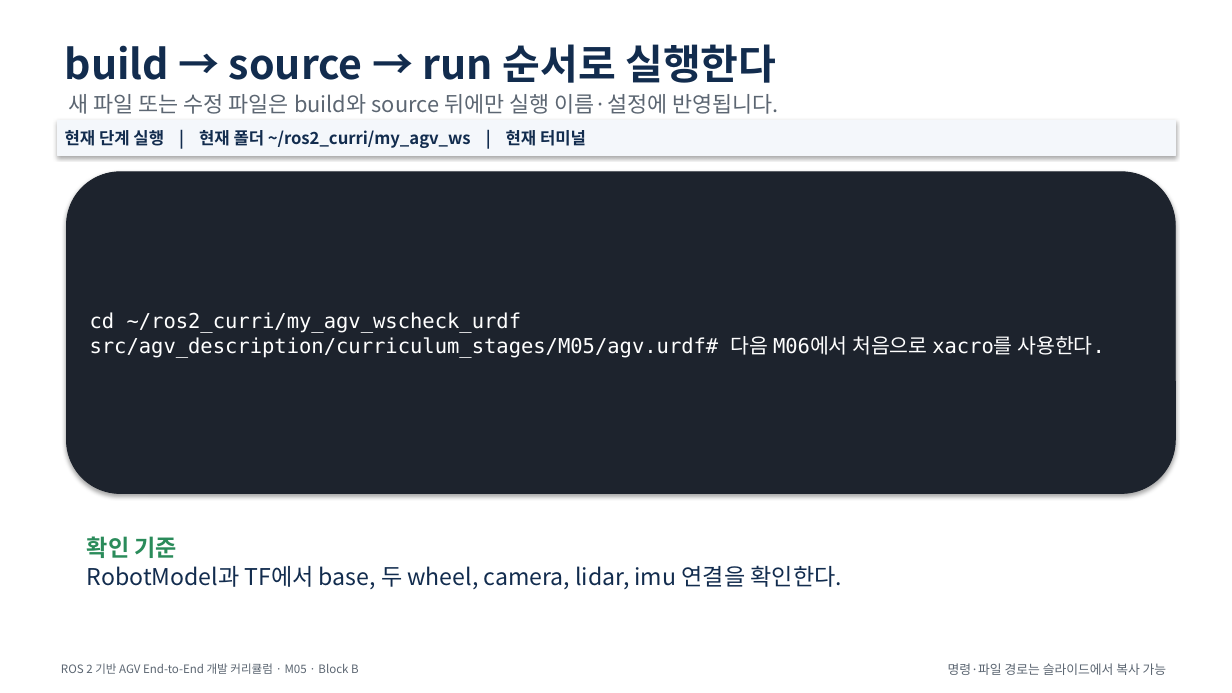
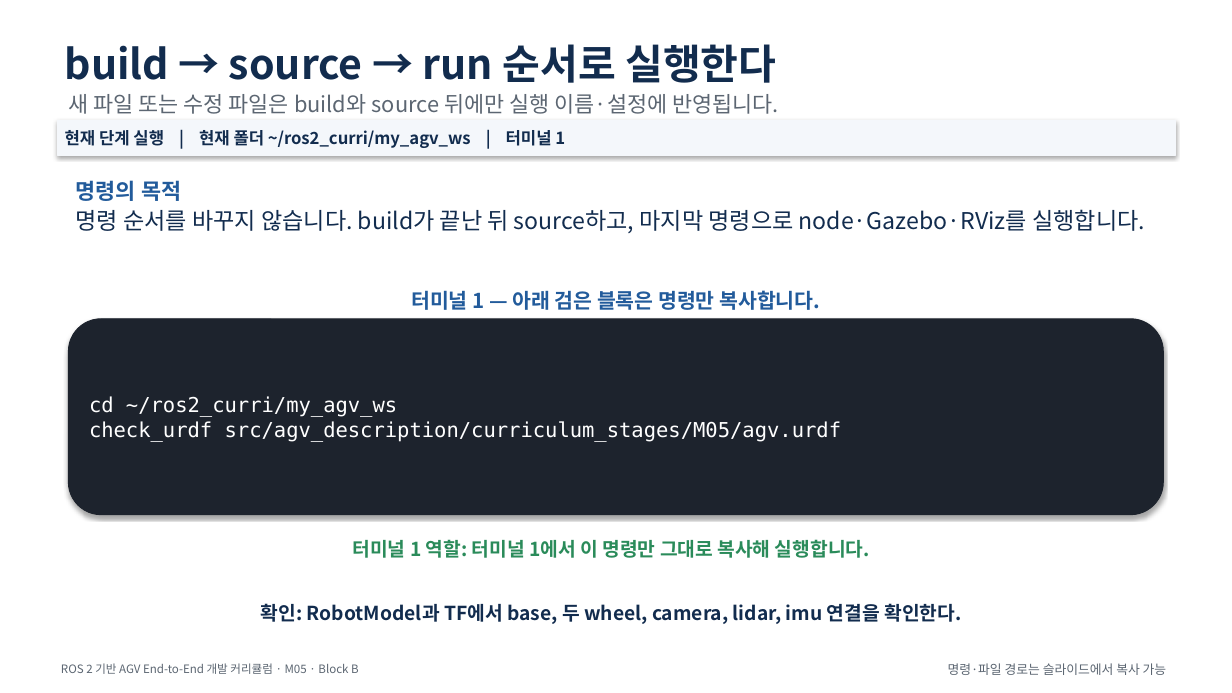
Before and after one commit to choimagon/ros2_curri, a slide deck: slide 23 of blocks/B_robot_build/Block_B_M시리즈_통합_따라하기.pptx (slide 22 before the commit). Drawn at 1232x693 pixels with LibreOffice and Linux fonts; fonts in the diff are those of the drawing. Boxes give left, top, right and bottom in pixels: in the first picture for what was removed or moved away, otherwise in the second. Text is boxed around its words. In the diff, an @@ line names an element or a change of style, - is before the commit and + after.

Commit message:
Regenerate visual terminal curriculum decks

```diff
--- a/blocks/B_robot_build/Block_B_M시리즈_통합_따라하기.pptx
+++ b/blocks/B_robot_build/Block_B_M시리즈_통합_따라하기.pptx
@@ text in rectangle at <box>65,130,565,148</box>: text changed @@
-현재 단계 실행 | 현재 폴더 ~/ros2_curri/my_agv_ws | 현재 터미널
+현재 단계 실행 | 현재 폴더 ~/ros2_curri/my_agv_ws | 터미널 1
@@ text added at <box>76,180,181,201</box>, 17 pt, text #225B9B, bold @@
+명령의 목적
@@ text added at <box>76,209,1145,233</box>, 18 pt, text #122C4E @@
+명령 순서를 바꾸지 않습니다. build가 끝난 뒤 source하고, 마지막 명령으로 node·Gazebo·RViz를 실행합니다.
@@ text added at <box>411,290,820,310</box>, 16 pt, text #225B9B, bold @@
+터미널 1 — 아래 검은 블록은 명령만 복사합니다.
@@ rounded rectangle "cd ~/ros2_curri/my_agv_ws": place and size @@
-rounded rectangle "cd ~/ros2_curri/my_agv_ws" at <box>67,172,1176,494</box>
+rounded rectangle "cd ~/ros2_curri/my_agv_ws" at <box>68,319,1164,515</box>
@@ text in rounded rectangle at <box>89,396,841,442</box>: text changed @@
-cd ~/ros2_curri/my_agv_wscheck_urdf src/agv_description/curriculum_stages/M05/agv.urdf# 다음 M06에서 처음으로 xacro를 사용한다.
+cd ~/ros2_curri/my_agv_ws
+check_urdf src/agv_description/curriculum_stages/M05/agv.urdf
@@ text removed at <box>87,536,178,558</box> @@
-확인 기준
@@ text added at <box>353,539,870,558</box>, 15 pt, text #2A8B5A, bold @@
+터미널 1 역할: 터미널 1에서 이 명령만 그대로 복사해 실행합니다.
@@ text at <box>261,603,961,624</box>: text changed; size 18 to 15 pt; bold on @@
-RobotModel과 TF에서 base, 두 wheel, camera, lidar, imu 연결을 확인한다.
+확인: RobotModel과 TF에서 base, 두 wheel, camera, lidar, imu 연결을 확인한다.
```
Also in this commit, not shown: 60 other slides changed, 11 slides added, 55 other files.
